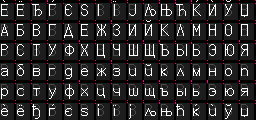
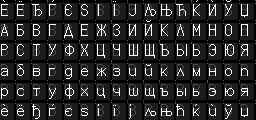
Comparing the layer stacks of the two 256 x 120 images. Changes:
painted on "Glyphs" over (x1=162, y1=10, x2=201, y2=115)
